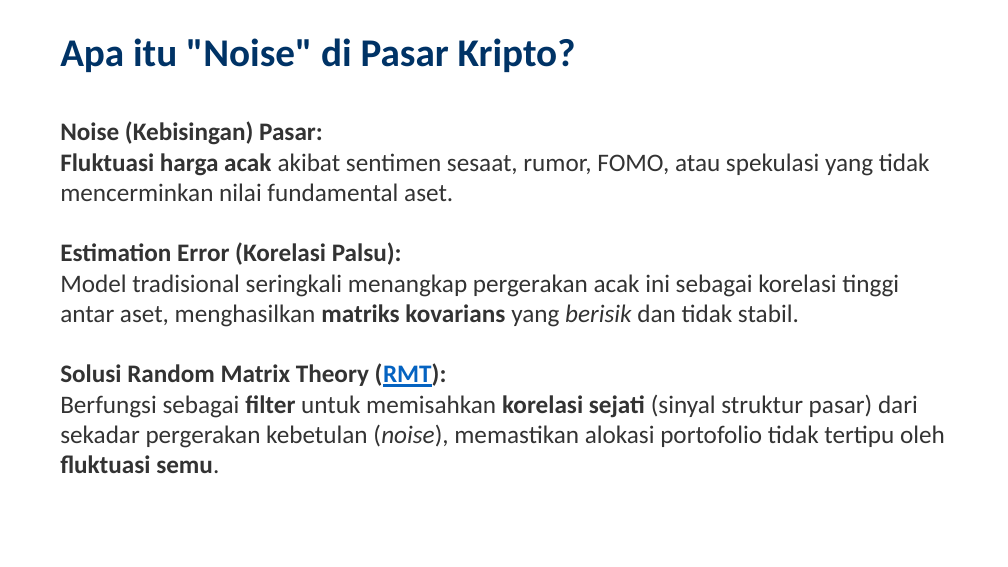
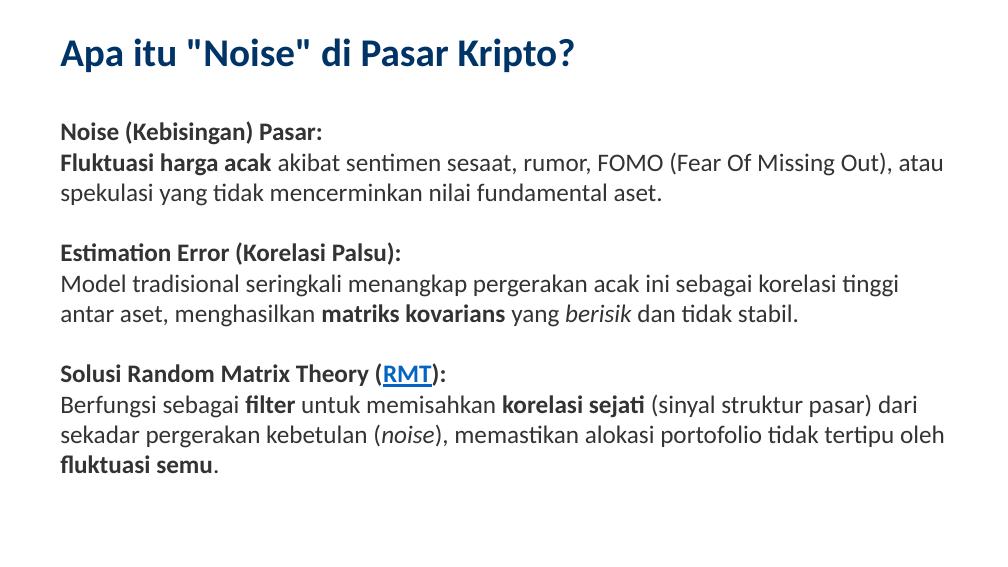
Before and after one commit to ragilrojo/RepoThesis, a slide deck: slide 3 of Presentasi_Proposal_Update.pptx. Drawn at 1008x567 pixels with LibreOffice and Linux fonts; fonts in the diff are those of the drawing. Boxes give left, top, right and bottom in pixels: in the first picture for what was removed or moved away, otherwise in the second. Text is boxed around its words. In the diff, an @@ line names an element or a change of style, - is before the commit and + after.

```diff
--- a/Presentasi_Proposal_Update.pptx
+++ b/Presentasi_Proposal_Update.pptx
@@ text at (60, 152, 944, 206): text changed @@
-Fluktuasi harga acak akibat sentimen sesaat, rumor, FOMO, atau spekulasi yang tidak mencerminkan nilai fundamental aset.
+Fluktuasi harga acak akibat sentimen sesaat, rumor, FOMO (Fear Of Missing Out), atau spekulasi yang tidak mencerminkan nilai fundamental aset.
```
Also in this commit, not shown: 16 other slides changed, 2 slides added, 2 other files.
